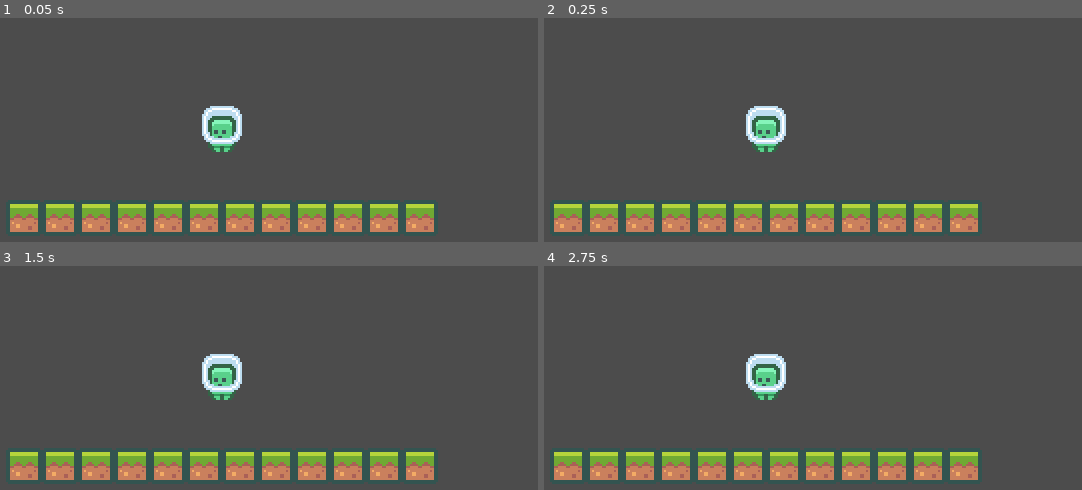
Above: before the commit, frames 1-4 (two rows, left to right).
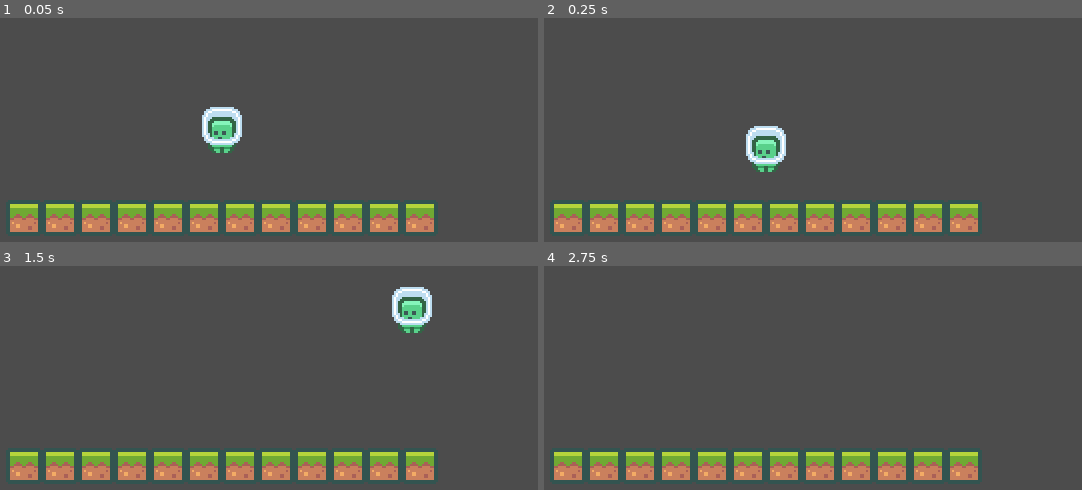
Above: after the commit, the same moments.

Repository: JG0328/2D-Platformer-Course
Game: Godot game, scene res://scenes/Main.tscn
Two runs of this game, one before a commit and one after it. Both use one fixed random seed, a clock stepped at 60 frames per second and the inputs below.
Inputs:
- Up to frame 1 (0.05 s): no input
- Up to frame 2 (0.25 s): no input
- Up to frame 3 (1.5 s): hold D (move_right, bound only after the commit) from 0.53 s (still down); tap W (jump, bound only after the commit) at 0.6, 0.77, 1.07, 1.35 s
- Up to frame 4 (2.75 s): tap W (jump, bound only after the commit) at 1.52, 1.82, 2.1 s; release D (move_right, bound only after the commit) at 2.03 s; hold A (move_left, bound only after the commit) from 2.03 s (still down)

The runs differ from the first frame. In frame 1, 0.3% of the frame differs, in the area x 37-45%, y 39-61%; in frame 2, 1.8%; in frame 3, 2.6%, in the area x 37-81%, y 9-60%; in frame 4, 1.3%.

Commit message:
Player movement basics

Diff:
--- a/project.godot
+++ b/project.godot
@@ -47,6 +47,27 @@
 "svg/scale": 1.0
 }
 
+[input]
+
+move_left={
+"deadzone": 0.5,
+"events": [ Object(InputEventKey,"resource_local_to_scene":false,"resource_name":"","device":0,"alt":false,"shift":false,"control":false,"meta":false,"command":false,"pressed":false,"scancode":65,"physical_scancode":0,"unicode":0,"echo":false,"script":null)
+, Object(InputEventKey,"resource_local_to_scene":false,"resource_name":"","device":0,"alt":false,"shift":false,"control":false,"meta":false,"command":false,"pressed":false,"scancode":16777231,"physical_scancode":0,"unicode":0,"echo":false,"script":null)
+ ]
+}
+move_right={
+"deadzone": 0.5,
+"events": [ Object(InputEventKey,"resource_local_to_scene":false,"resource_name":"","device":0,"alt":false,"shift":false,"control":false,"meta":false,"command":false,"pressed":false,"scancode":68,"physical_scancode":0,"unicode":0,"echo":false,"script":null)
+, Object(InputEventKey,"resource_local_to_scene":false,"resource_name":"","device":0,"alt":false,"shift":false,"control":false,"meta":false,"command":false,"pressed":false,"scancode":16777233,"physical_scancode":0,"unicode":0,"echo":false,"script":null)
+ ]
+}
+jump={
+"deadzone": 0.5,
+"events": [ Object(InputEventKey,"resource_local_to_scene":false,"resource_name":"","device":0,"alt":false,"shift":false,"control":false,"meta":false,"command":false,"pressed":false,"scancode":87,"physical_scancode":0,"unicode":0,"echo":false,"script":null)
+, Object(InputEventKey,"resource_local_to_scene":false,"resource_name":"","device":0,"alt":false,"shift":false,"control":false,"meta":false,"command":false,"pressed":false,"scancode":32,"physical_scancode":0,"unicode":0,"echo":false,"script":null)
+ ]
+}
+
 [physics]
 
 common/enable_pause_aware_picking=true
--- a/scenes/Main.tscn
+++ b/scenes/Main.tscn
@@ -1,7 +1,11 @@
-[gd_scene load_steps=3 format=2]
+[gd_scene load_steps=5 format=2]
 
 [ext_resource path="res://resources/tileset.tres" type="TileSet" id=1]
 [ext_resource path="res://assets/player/character_0000.png" type="Texture" id=2]
+[ext_resource path="res://scripts/Player.gd" type="Script" id=3]
+
+[sub_resource type="RectangleShape2D" id=1]
+extents = Vector2( 5, 8 )
 
 [node name="Node" type="Node"]
 
@@ -12,9 +16,14 @@
 tile_data = PoolIntArray( 196602, 1, 0, 196603, 1, 0, 196604, 1, 0, 196605, 1, 0, 196606, 1, 0, 196607, 1, 0, 131072, 1, 0, 131073, 1, 0, 131074, 1, 0, 131075, 1, 0, 131076, 1, 0, 131077, 1, 0 )
 
 [node name="Player" type="KinematicBody2D" parent="."]
+script = ExtResource( 3 )
 
 [node name="Sprite" type="Sprite" parent="Player"]
 texture = ExtResource( 2 )
 
+[node name="CollisionShape2D" type="CollisionShape2D" parent="Player"]
+position = Vector2( 0, 4 )
+shape = SubResource( 1 )
+
 [node name="Camera2D" type="Camera2D" parent="."]
 current = true
--- /dev/null
+++ b/scripts/Player.gd
@@ -0,0 +1,24 @@
+extends KinematicBody2D
+
+var gravity = 300
+var velocity = Vector2.ZERO
+var maxHorizontalSpeed = 100
+var jumpSpeed = 200
+
+
+func _ready():
+	pass
+
+
+func _process(delta):
+	var moveVector = Vector2.ZERO
+	moveVector.x = Input.get_action_strength("move_right") - Input.get_action_strength("move_left")
+	moveVector.y = -1 if Input.is_action_just_pressed("jump") else 0
+
+	velocity.x = moveVector.x * maxHorizontalSpeed
+
+	if moveVector.y < 0 && is_on_floor():
+		velocity.y = moveVector.y * jumpSpeed
+
+	velocity.y += gravity * delta
+	velocity = move_and_slide(velocity, Vector2.UP)
